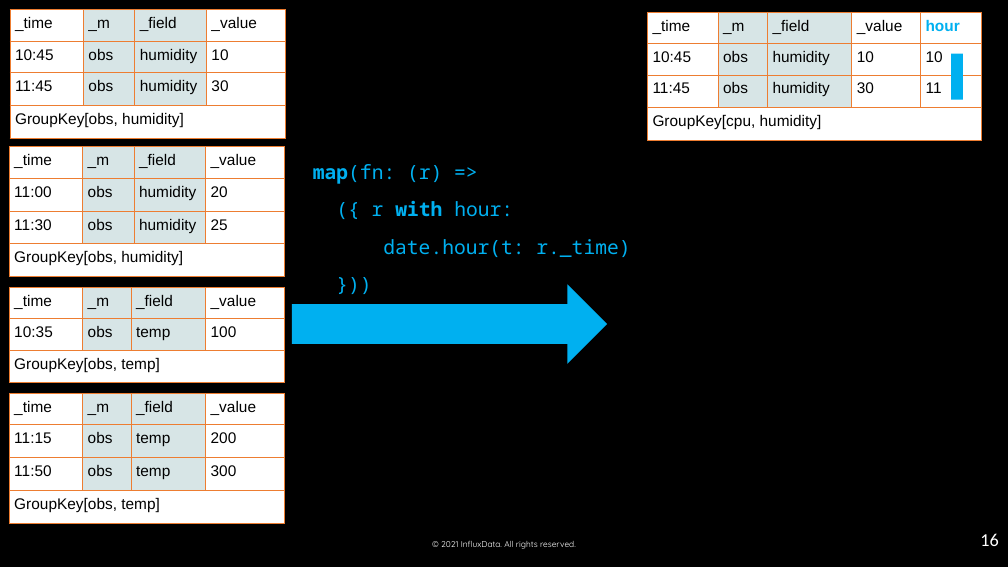
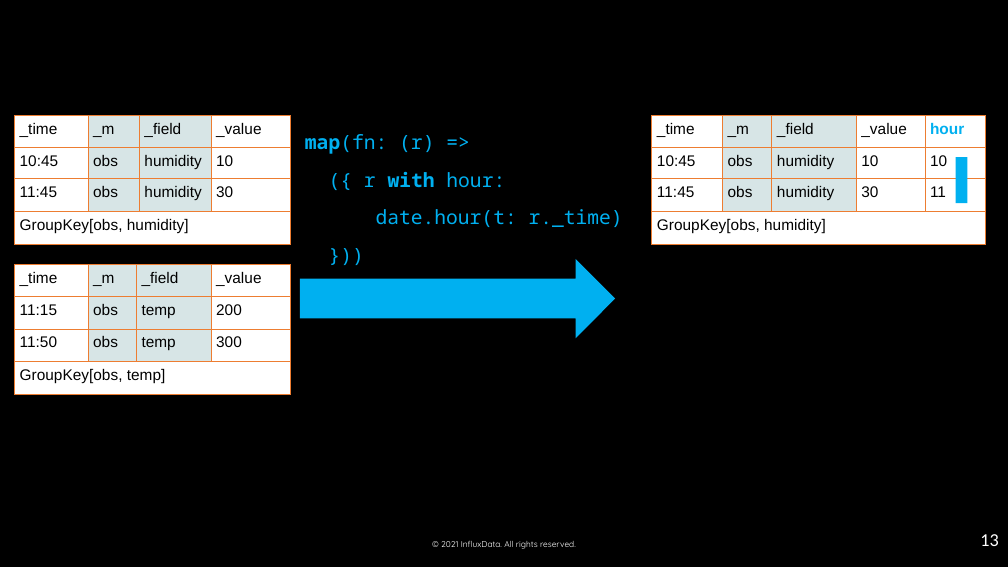
Before and after one commit to influxdata/influxdb-university, a slide deck: slide 13 of Training-material/day 1/04_advanced-data-analysis-map-UDF.pptx (slide 16 before the commit). Drawn at 1008x567 pixels with LibreOffice and Linux fonts; fonts in the diff are those of the drawing; background and template pictures are left out. Boxes give left, top, right and bottom in pixels: in the first picture for what was removed or moved away, otherwise in the second. Text is boxed around its words. In the diff, an @@ line names an element or a change of style, - is before the commit and + after.

```diff
--- a/Training-material/day 1/04_advanced-data-analysis-map-UDF.pptx
+++ b/Training-material/day 1/04_advanced-data-analysis-map-UDF.pptx
@@ table: place and size @@
-table at <box>10,10,285,341</box>
+table at <box>15,116,290,244</box>
@@ text "map(fn: (r) => ({ r ...": place and size @@
-text "map(fn: (r) => ({ r ..." at <box>313,164,630,257</box>
+text "map(fn: (r) => ({ r ..." at <box>305,134,623,227</box>
@@ table at <box>652,116,986,244</box> @@
-row 4, column 1: GroupKey[cpu, humidity]
+row 4, column 1: GroupKey[obs, humidity]
@@ table: place and size @@
-table at <box>647,12,981,343</box>
+table at <box>652,116,986,244</box>
@@ table removed at <box>9,147,284,478</box>, 4 rows, 4 columns @@
-_time | _m | _field | _value
-11:00 | obs | humidity | 20
-11:30 | obs | humidity | 25
-GroupKey[obs, humidity] |  |  | 
@@ rectangle: place and size @@
-rectangle at <box>952,53,964,100</box>
+rectangle at <box>956,157,968,204</box>
@@ table: place and size @@
-table at <box>9,393,284,567</box>
+table at <box>15,265,290,395</box>
@@ freeform shape: place and size @@
-freeform shape at <box>291,284,607,364</box>
+freeform shape at <box>300,259,616,339</box>
@@ table removed at <box>9,287,284,567</box>, 3 rows, 4 columns @@
-_time | _m | _field | _value
-10:35 | obs | temp | 100
-GroupKey[obs, temp] |  |  | 
@@ page number at <box>980,534,998,546</box>: text changed @@
-16
+13
```
Also in this commit, not shown: 15 other slides changed, 4 slides added, 7 slides removed, 21 other files.
